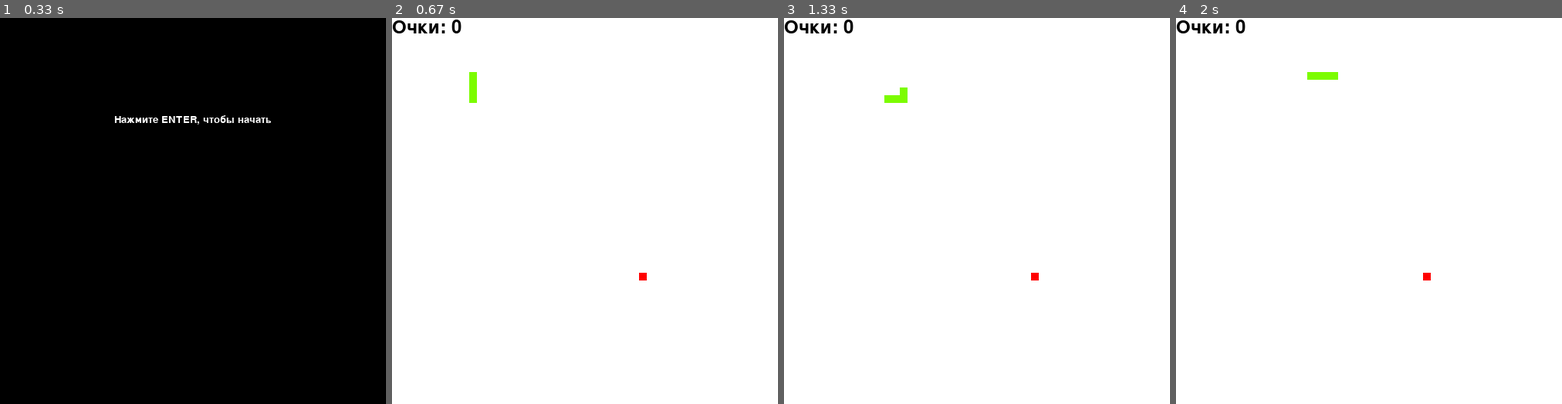
Above: before the commit, frames 1-4 (left to right).
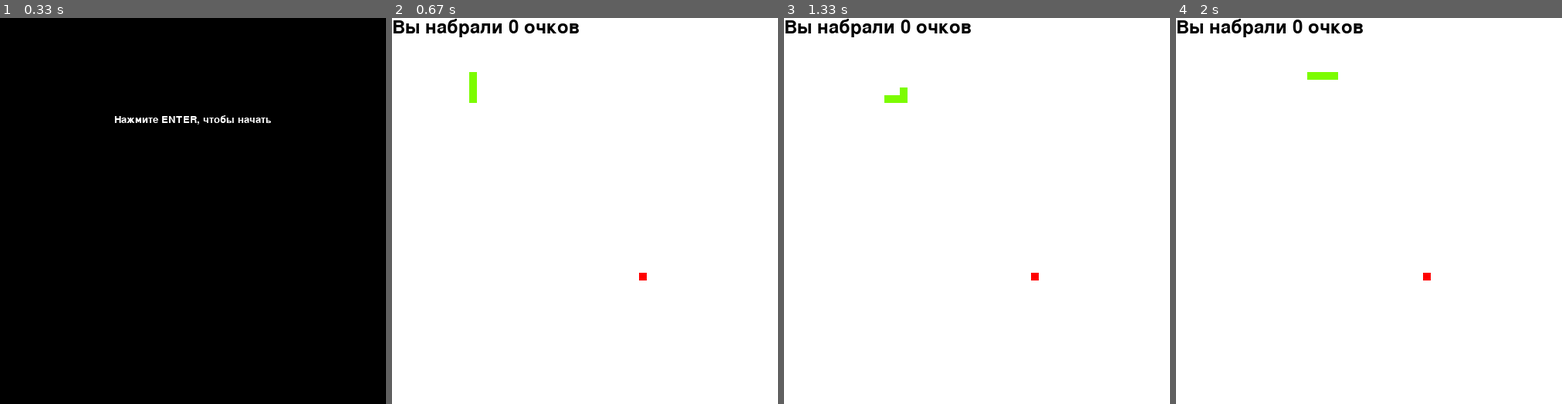
Above: after the commit, the same moments.

Repository: MrGoldSky/Git_yandex
Game: pygame game, started from Project_pygame/main.py
Same seed, same stepped clock (60 frames per second), same inputs: the game is played once before the commit and once after it.
Inputs:
- Up to frame 1 (0.33 s): no input
- Up to frame 2 (0.67 s): tap Enter at 0.33 s
- Up to frame 3 (1.33 s): hold Right 0.67-1.13 s; hold Up from 1.17 s (still down)
- Up to frame 4 (2 s): release Up at 1.47 s; hold Right 1.5-1.97 s

Frame 1 is identical in both runs. In frame 2, 0.9% of the frame differs, in the area x 0-49%, y 0-5%; in frame 3, 0.9%; in frame 4, 0.9%.

Commit message:
Добавлены блоки try, except

Diff:
--- a/Project_pygame/main.py
+++ b/Project_pygame/main.py
@@ -45,7 +45,7 @@
         )
         game_over_screen = game_over_surface.get_rect()
         game_over_screen.midtop = (WIDTH / 2, HEIGHT / 4)
-        display_screen.blit(game_over_surface, game_over_screen)
+        screen.blit(game_over_surface, game_over_screen)
         pygame.display.flip()
 
         while not game_run:
@@ -61,26 +61,34 @@
         print(e)
 
 
-def display_score():
-    score_font_style = pygame.font.SysFont("Git_yandex/Project_pygame/font/NeueMachina-Light.ttf", 35)
-    score_surface = score_font_style.render("Очки: " + str(score), True, black)
-    score_rectangle = score_surface.get_rect()
-    display_screen.blit(score_surface, score_rectangle)
+def update_score():
+    try:
+        score_font_style = pygame.font.SysFont("Git_yandex/Project_pygame/font/NeueMachina-Light.ttf", 35)
+        score_surface = score_font_style.render(f"Вы набрали {score} очков", True, black)
+        score_rectangle = score_surface.get_rect()
+        screen.blit(score_surface, score_rectangle)
+    except BaseException as e:
+        print("Ошибка показа очков")
+        print(e)
 
 
 def game_over():
-    game_over_font = pygame.font.SysFont("Git_yandex/Project_pygame/font/NeueMachina-Light.ttf", 50)
-    game_over_surface = game_over_font.render(
-        "Очки: " + str(score), True, collor_score
-    )
-    game_over_screen = game_over_surface.get_rect()
-    game_over_screen.midtop = (WIDTH / 2, HEIGHT / 4)
-    display_screen.blit(game_over_surface, game_over_screen)
-    pygame.display.flip()
-    time.sleep(2)
-    pygame.quit()
-    insert_score(score)
-    quit()
+    try:
+        game_over_font = pygame.font.SysFont("Git_yandex/Project_pygame/font/NeueMachina-Light.ttf", 50)
+        game_over_surface = game_over_font.render(
+            f"Вы набрали {score} очков", True, collor_score
+        )
+        game_over_screen = game_over_surface.get_rect()
+        game_over_screen.midtop = (WIDTH / 2, HEIGHT / 4)
+        screen.blit(game_over_surface, game_over_screen)
+        pygame.display.flip()
+        time.sleep(2)
+        pygame.quit()
+        insert_score(score)
+        quit()
+    except BaseException as e:
+        print("Ошибка конца игры")
+        print("e")
 
 
 def connect_to_db():
@@ -103,82 +111,85 @@
         con.commit()
         con.close()
         return result
-    except BaseException as exception:
+    except BaseException as e:
         print("Ошибка заполнения БД (score, time)")
-        print(exception)
+        print(e)
 
 
 if __name__ == "__main__":
     pygame.init()
-    display_screen = pygame.display.set_mode((WIDTH, HEIGHT))
+    screen = pygame.display.set_mode((WIDTH, HEIGHT))
     pygame.display.set_caption("Змейка")
     game_clock = pygame.time.Clock()
 
     new_game()
 
-    while game_run:
-        for event in pygame.event.get():
-            if event.type == pygame.QUIT:
-                game_run = False
+    try:
+        while game_run:
+            for event in pygame.event.get():
+                if event.type == pygame.QUIT:
+                    game_run = False
 
-            if event.type == pygame.KEYDOWN:
-                if event.key == pygame.K_UP:
-                    now_direction = "UP"
-                if event.key == pygame.K_DOWN:
-                    now_direction = "DOWN"
-                if event.key == pygame.K_LEFT:
-                    now_direction = "LEFT"
-                if event.key == pygame.K_RIGHT:
-                    now_direction = "RIGHT"
+                if event.type == pygame.KEYDOWN:
+                    if event.key == pygame.K_UP:
+                        now_direction = "UP"
+                    if event.key == pygame.K_DOWN:
+                        now_direction = "DOWN"
+                    if event.key == pygame.K_LEFT:
+                        now_direction = "LEFT"
+                    if event.key == pygame.K_RIGHT:
+                        now_direction = "RIGHT"
 
-        if now_direction == "UP" and last_direction != "DOWN":
-            last_direction = "UP"
-        if now_direction == "DOWN" and last_direction != "UP":
-            last_direction = "DOWN"
-        if now_direction == "LEFT" and last_direction != "RIGHT":
-            last_direction = "LEFT"
-        if now_direction == "RIGHT" and last_direction != "LEFT":
-            last_direction = "RIGHT"
+            if now_direction == "UP" and last_direction != "DOWN":
+                last_direction = "UP"
+            if now_direction == "DOWN" and last_direction != "UP":
+                last_direction = "DOWN"
+            if now_direction == "LEFT" and last_direction != "RIGHT":
+                last_direction = "LEFT"
+            if now_direction == "RIGHT" and last_direction != "LEFT":
+                last_direction = "RIGHT"
 
-        if last_direction == "UP":
-            snake_position[1] -= 10
-        if last_direction == "DOWN":
-            snake_position[1] += 10
-        if last_direction == "LEFT":
-            snake_position[0] -= 10
-        if last_direction == "RIGHT":
-            snake_position[0] += 10
+            if last_direction == "UP":
+                snake_position[1] -= 10
+            if last_direction == "DOWN":
+                snake_position[1] += 10
+            if last_direction == "LEFT":
+                snake_position[0] -= 10
+            if last_direction == "RIGHT":
+                snake_position[0] += 10
 
-        snake.insert(0, list(snake_position))
-        if snake_position[0] == apple_position[0] and snake_position[1] == apple_position[1]:
-            score += 1
-            apple_spawn = False
-            snake_speed += 0.2
-        else:
-            snake.pop()
+            snake.insert(0, list(snake_position))
+            if snake_position[0] == apple_position[0] and snake_position[1] == apple_position[1]:
+                score += 1
+                apple_spawn = False
+                snake_speed += 0.2
+            else:
+                snake.pop()
 
-        if not apple_spawn:
-            apple_position = [
-                randrange(1, (WIDTH // 10)) * 10,
-                randrange(1, (HEIGHT // 10)) * 10
-            ]
-        apple_spawn = True
-        display_screen.fill(white)
+            if not apple_spawn:
+                apple_position = [
+                    randrange(1, (WIDTH // 10)) * 10,
+                    randrange(1, (HEIGHT // 10)) * 10
+                ]
+            apple_spawn = True
+            screen.fill(white)
 
-        for position in snake:
-            pygame.draw.rect(display_screen, collor_snake, pygame.Rect(position[0], position[1], 10, 10))
-            pygame.draw.rect(display_screen, collor_apple, pygame.Rect(apple_position[0], apple_position[1], 10, 10))
+            for position in snake:
+                pygame.draw.rect(screen, collor_snake, pygame.Rect(position[0], position[1], 10, 10))
+                pygame.draw.rect(screen, collor_apple, pygame.Rect(apple_position[0], apple_position[1], 10, 10))
 
-        if snake_position[0] < 0 or snake_position[0] > WIDTH - 10:
-            game_over()
-        if snake_position[1] < 0 or snake_position[1] > HEIGHT - 10:
-            game_over()
+            if snake_position[0] < 0 or snake_position[0] > WIDTH - 10:
+                game_over()
+            if snake_position[1] < 0 or snake_position[1] > HEIGHT - 10:
+                game_over()
 
-        for block in snake[1:]:
-            if snake_position[0] == block[0] and snake_position[1] == block[1]:
-                game_over()
-        display_score()
-        pygame.display.update()
-        game_clock.tick(snake_speed)
-
+            for block in snake[1:]:
+                if snake_position[0] == block[0] and snake_position[1] == block[1]:
+                    game_over()
+            update_score()
+            pygame.display.update()
+            game_clock.tick(snake_speed)
+    except BaseException as e:
+        print("Ошибка в главном цикле")
+        print("e")
     pygame.quit()
